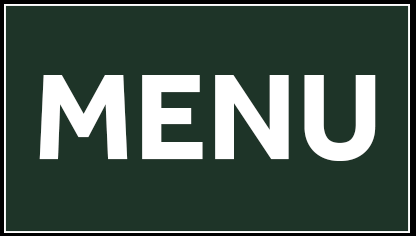
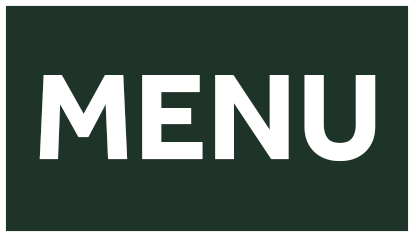
Revision of a layered 416×236 image; what changed, layer by layer:
hid "Layer 0" over (0, 0, 416, 236)
